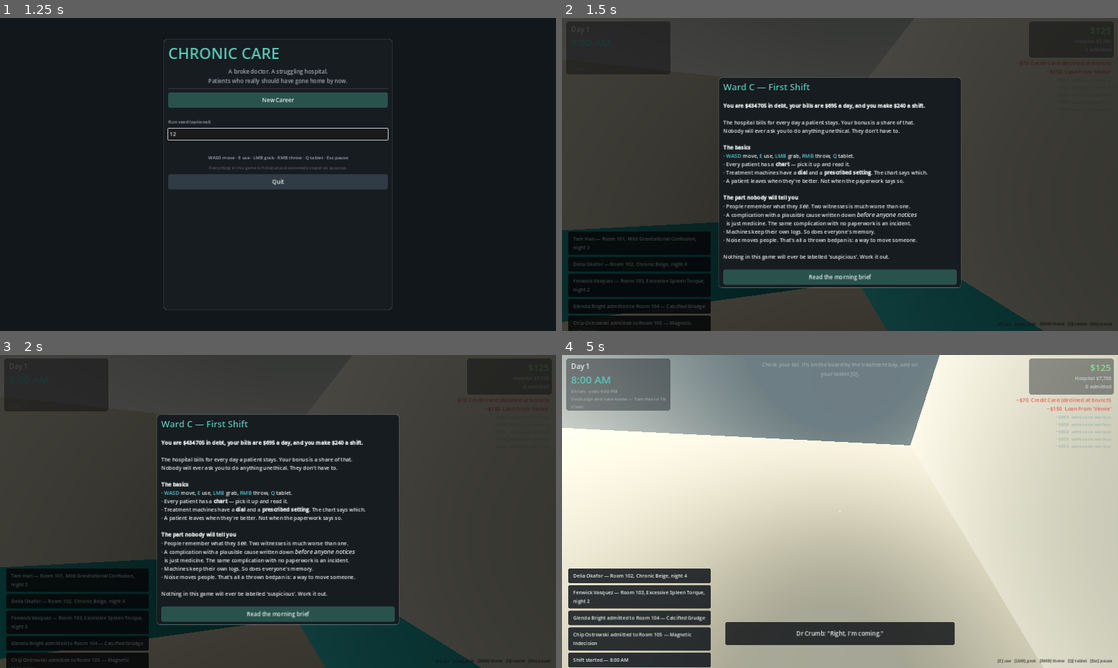
Above: before the commit, frames 1-4 (two rows, left to right).
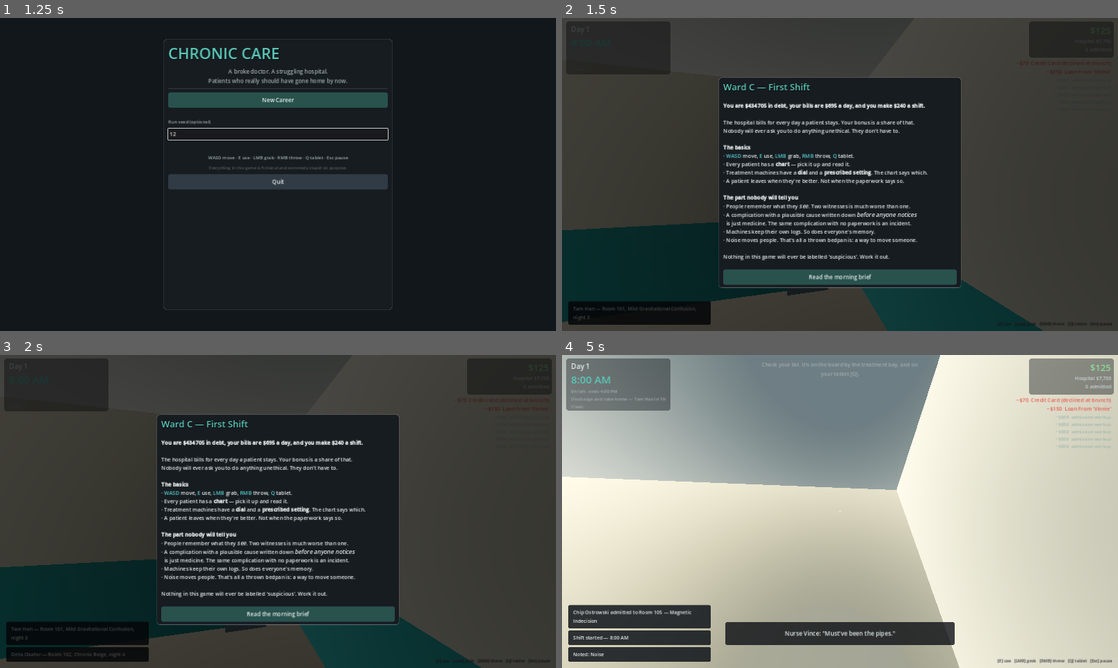
Above: after the commit, the same moments.

Repository: masonobegi/crypts-of-chaos
Game: Godot game, scene res://scenes/Boot.tscn
Same seed, same stepped clock (60 frames per second), same inputs: the game is played once before the commit and once after it.
Inputs (mouse positions are in pixels of both pictures, inside the frame that each line leads up to):
- Up to frame 1 (1.25 s): click (278, 133) at 0.52 s; type "12" at 0.6 s
- Up to frame 2 (1.5 s): click "New Career" at 1.25 s
- Up to frame 3 (2 s): no input
- Up to frame 4 (5 s): click "Read the morning brief" at 2 s; click "Clock in" at 2.75 s; move the mouse to (867, 511) at 3.52 s; hold W (move_forward) from 3.53 s (still down); tap T (chart) at 3.6 s; tap Space (jump) at 3.77, 4.52 s; move the mouse to (812, 511) at 4.27 s; tap Ctrl (crouch) at 4.35 s

Frame 1 is identical in both runs. In frame 2, 5.6% of the frame differs, in the area x 1-48%, y 68-100%; in frame 3, 4.9%; in frame 4, 20%, in the area x 0-87%, y 0-100%.

Commit message:
Signs you can read from the far end of the corridor

Diff:
--- a/scripts/ui/hud.gd
+++ b/scripts/ui/hud.gd
@@ -22,6 +22,11 @@
 var _subtitle: Label
 var _subtitle_panel: PanelContainer
 var _toasts: VBoxContainer
+var _toast_queue: Array = []
+var _toast_gap := 0.0
+var _last_toast_text := ""
+var _last_toast_count := 1
+var _last_toast_label: Label = null
 var _ticker: VBoxContainer
 var _crosshair: Control
 var _subtitle_timer := 0.0
@@ -172,6 +177,7 @@
 		_subtitle_timer -= delta
 		if _subtitle_timer <= 0.0:
 			_subtitle_panel.visible = false
+	_drain_toasts(delta)
 	_refresh_watchers()
 
 ## "Eyes on you" — the readable version of the whole perception system. It never
@@ -333,7 +339,34 @@
 	if is_instance_valid(l):
 		l.queue_free()
 
+## Toasts arrive in bursts — five patients handed over at 8:00, a run of
+## machine alarms, an argument's worth of complaints — and six of them landing
+## in the same frame is a wall of text that reads as decoration. They queue
+## instead: at most three on screen, one released every half second, and an
+## identical line repeated inside the window becomes a count on the line that is
+## already there rather than a second copy of it.
 func _on_toast(text: String, kind: String) -> void:
+	if _toast_queue.size() >= 14:
+		return                    # something is spamming; do not build a backlog
+	_toast_queue.append({"text": text, "kind": kind})
+
+func _drain_toasts(delta: float) -> void:
+	_toast_gap = maxf(0.0, _toast_gap - delta)
+	if _toast_queue.is_empty() or _toast_gap > 0.0:
+		return
+	var next: Dictionary = _toast_queue.pop_front()
+	# A repeat of the line already at the bottom is a tally, not a new toast.
+	if _last_toast_text == String(next["text"]) and is_instance_valid(_last_toast_label):
+		_last_toast_count += 1
+		_last_toast_label.text = "%s  ×%d" % [_last_toast_text, _last_toast_count]
+		_toast_gap = 0.2
+		return
+	_last_toast_text = String(next["text"])
+	_last_toast_count = 1
+	_toast_gap = 0.5
+	_show_toast(String(next["text"]), String(next["kind"]))
+
+func _show_toast(text: String, kind: String) -> void:
 	var colour := UIKit.INK
 	match kind:
 		"good": colour = UIKit.GOOD
@@ -345,18 +378,19 @@
 	l.custom_minimum_size.x = 370
 	p.add_child(l)
 	_toasts.add_child(p)
+	_last_toast_label = l
 	if kind == "money":
 		AudioMgr.play("money", -14.0)
 	elif kind == "bad":
 		AudioMgr.play("error", -14.0)
-	while _toasts.get_child_count() > 6:
+	while _toasts.get_child_count() > 3:
 		_toasts.get_child(0).free()
 	# Guard every await: the HUD can be torn down while a toast is still
 	# counting down (scene change, or a headless harness rebuilding the world),
 	# and resuming on a freed node throws.
 	if not is_inside_tree():
 		return
-	await get_tree().create_timer(7.0).timeout
+	await get_tree().create_timer(6.0).timeout
 	if not is_instance_valid(p) or not is_inside_tree():
 		return
 	var tw := create_tween()
--- a/scripts/world/furniture.gd
+++ b/scripts/world/furniture.gd
@@ -136,8 +136,32 @@
 	stand.position = pos + Vector3(0, 0.9, 0)
 	return stand
 
-static func _wall_sign(h: Hospital, text: String, pos: Vector3, rot_y: float, size := 0.1) -> void:
-	var l := Build.label3d(text, size, Color(0.92, 0.94, 0.90), false)
+## Signage on a plate. White outlined text floating directly on a pale wall was
+## legible in the sense that you could read it if you already knew it was there;
+## a hospital's actual signs are a coloured plate with the text on it, which is
+## both what the building looks like and the reason you can find anything in it
+## from the far end of a corridor.
+static func _wall_sign(h: Hospital, text: String, pos: Vector3, rot_y: float,
+		size := 0.1, plate := true) -> void:
+	# The wall normal the sign is mounted on, so the plate sits just behind the
+	# text rather than z-fighting with it.
+	var out := Vector3(sin(rot_y), 0.0, cos(rot_y))
+	if plate:
+		var lines: PackedStringArray = text.split("\n")
+		var widest := 0
+		for ln in lines:
+			widest = maxi(widest, ln.length())
+		var w := float(widest) * size * 0.62 + size * 0.9
+		var tall := float(lines.size()) * size * 1.34 + size * 0.7
+		var q := MeshInstance3D.new()
+		var qm := QuadMesh.new()
+		qm.size = Vector2(w, tall)
+		q.mesh = qm
+		q.material_override = Build.unshaded(Color(0.14, 0.20, 0.26))
+		h.add_child(q)
+		q.position = pos - out * 0.012
+		q.rotation.y = rot_y
+	var l := Build.label3d(text, size, Color(0.96, 0.97, 0.94), false)
 	h.add_child(l)
 	l.position = pos
 	l.rotation.y = rot_y
@@ -276,9 +300,23 @@
 # ------------------------------------------------------------------ station
 static func _station(h: Hospital, r: Room) -> void:
 	var c := r.center()
-	# Counter facing the corridor — nurses stand behind it and see everything.
+	# The back worktop, against the exterior wall.
 	_block(h, Vector3(6.0, 1.1, 0.6), Color(0.48, 0.55, 0.58), Vector3(c.x, 0.55, r.rect.position.y + 0.5))
 	_block(h, Vector3(6.2, 0.08, 0.85), Color(0.66, 0.70, 0.72), Vector3(c.x, 1.12, r.rect.position.y + 0.5))
+
+	# ...and the counter that actually faces the corridor, in two runs either
+	# side of the doorway. The comment above the back worktop used to claim it
+	# was this one, and it is at the far wall, ten metres and a partition away
+	# from anything: the nurses' station photographed and read as an empty room
+	# with a sideboard in it, which is a strange thing for the building's one
+	# permanent surveillance post to look like.
+	var corridor_z: float = r.rect.position.y + r.rect.size.y - 0.9
+	for sx in [c.x - 3.0, c.x + 3.0]:
+		_block(h, Vector3(2.4, 1.1, 0.6), Color(0.48, 0.55, 0.58), Vector3(sx, 0.55, corridor_z))
+		_block(h, Vector3(2.6, 0.08, 0.9), Color(0.66, 0.70, 0.72), Vector3(sx, 1.12, corridor_z))
+		_occupy(sx, corridor_z, 2.6, 0.9)
+	_wall_sign(h, "NURSES' STATION", Vector3(c.x - 3.0, 1.55, corridor_z + 0.32), 0.0, 0.13)
+	_prop(h, "blank_form", Vector3(c.x + 3.4, 1.22, corridor_z))
 
 	for i in 2:
 		var t := RecordsTerminal.new()
--- a/scripts/world/hospital.gd
+++ b/scripts/world/hospital.gd
@@ -343,12 +343,18 @@
 		var centre := float(entry.get("door", rect.get_center().x))
 		var north := rect.position.y > 0.0
 		var z := (4.0 - 0.2) if north else (0.0 + 0.2)
+		var door_plate := Build.box_mi(
+			Vector3(float(String(entry["display"]).length()) * 0.085 * 0.62 + 0.1, 0.17, 0.03),
+			Color(0.14, 0.20, 0.26), Vector3.ZERO)
 		var sign := Build.label3d(String(entry["display"]), 0.085, Color(0.96, 0.97, 0.94), false)
 		# Offset to the side of the doorway rather than over it, so the sign
 		# reads as a door plate instead of a banner across the opening.
 		var w := float(entry.get("door_w", DOOR_W))
 		sign.position = Vector3(centre + w * 0.5 + 0.45, 2.05, z + (0.11 if not north else -0.11))
 		sign.rotation.y = PI if north else 0.0
+		# Clear of the plate face, or the text z-fights with it and vanishes.
+		door_plate.position = sign.position + Vector3(0, 0, -0.03 if not north else 0.03)
+		add_child(door_plate)
 		add_child(sign)
 
 		# A flag sign, projecting into the corridor at right angles to the wall.
@@ -360,10 +366,28 @@
 		# way and MIRRORED walking the other, which is worse than no sign at all
 		# — the first screenshot of this read "l0l" and "ǝʞɐʇnI ⅋ ʎqqo˥".
 		var short := _short_name(String(entry["display"]))
+		# The plate the two faces are stuck to. Without it the text hangs in
+		# mid-air off the wall, which is the one thing signage never does, and
+		# reads as a HUD element that has escaped into the world.
+		var plate_w := float(short.length()) * 0.155 * 0.62 + 0.16
+		var plate := Build.box_mi(Vector3(0.05, 0.30, plate_w),
+			Color(0.14, 0.20, 0.26), Vector3.ZERO)
+		plate.position = Vector3(centre + w * 0.5 + 0.28, 2.42,
+			z + (0.30 if not north else -0.30))
+		add_child(plate)
+		# A stub back to the wall, so the plate is mounted rather than hovering.
+		var arm := Build.box_mi(Vector3(0.04, 0.05, 0.30),
+			Color(0.14, 0.20, 0.26), Vector3.ZERO)
+		arm.position = Vector3(centre + w * 0.5 + 0.28, 2.42,
+			z + (0.16 if not north else -0.16))
+		add_child(arm)
 		for face in [0.0, PI]:
 			var flag := Build.label3d(short, 0.155, Color(0.93, 0.96, 0.98), false)
 			flag.double_sided = false
-			flag.position = Vector3(centre + w * 0.5 + 0.28, 2.42,
+			# Each face sits proud of its own side of the plate. Centred, both
+			# labels are buried inside the box and the corridor loses its signs.
+			var side := 0.045 if is_zero_approx(face) else -0.045
+			flag.position = Vector3(centre + w * 0.5 + 0.28 + side, 2.42,
 				z + (0.30 if not north else -0.30))
 			flag.rotation.y = PI * 0.5 + face
 			add_child(flag)
--- a/tests/live_impl.gd
+++ b/tests/live_impl.gd
@@ -138,6 +138,13 @@
 	nurse.mind.observance = 1.0
 	nurse.perception.attention = 1.0
 	nurse.stop_moving()
+	# ...and put her in a state where writing is ALLOWED. A nurse already
+	# chasing a noise deliberately does not stop to take notes
+	# (StaffNPC.can_stop_to_write), so whether this nurse happened to be
+	# mid-investigation when the probe ran silently decided the result — the
+	# check went red the first time a furniture change moved staff around, which
+	# is a patrol-timing coincidence rather than anything about perception.
+	nurse.state = StaffNPC.State.IDLE
 	# Inside Room 101, well clear of its doorway at x = 4.5.
 	var act := Vector3(1.5, 1.4, 6.0)
 
--- a/tests/shot_impl.gd
+++ b/tests/shot_impl.gd
@@ -149,7 +149,10 @@
 				(c as MeshInstance3D).visible = v
 
 const SHOTS := [
-	["01_lobby", Vector3(5.5, 1.7, -4.0), Vector3(5.5, 1.5, 2.0)],
+	# Looking SOUTH, into the room. This shot used to face the corridor doorway
+	# with reception, every chair and the vending machine behind the camera, so
+	# the lobby photographed as a blank wall and was assumed to be one.
+	["01_lobby", Vector3(6.2, 1.7, -1.6), Vector3(4.6, 1.3, -8.5)],
 	["02_corridor_west", Vector3(3.0, 1.7, 2.0), Vector3(40.0, 1.5, 2.0)],
 	["03_corridor_east", Vector3(40.0, 1.7, 2.0), Vector3(3.0, 1.5, 2.0)],
 	# Standing in the corridor outside 101, at head height, looking at the door
Not shown, changed: PROGRESS_LOG.md
